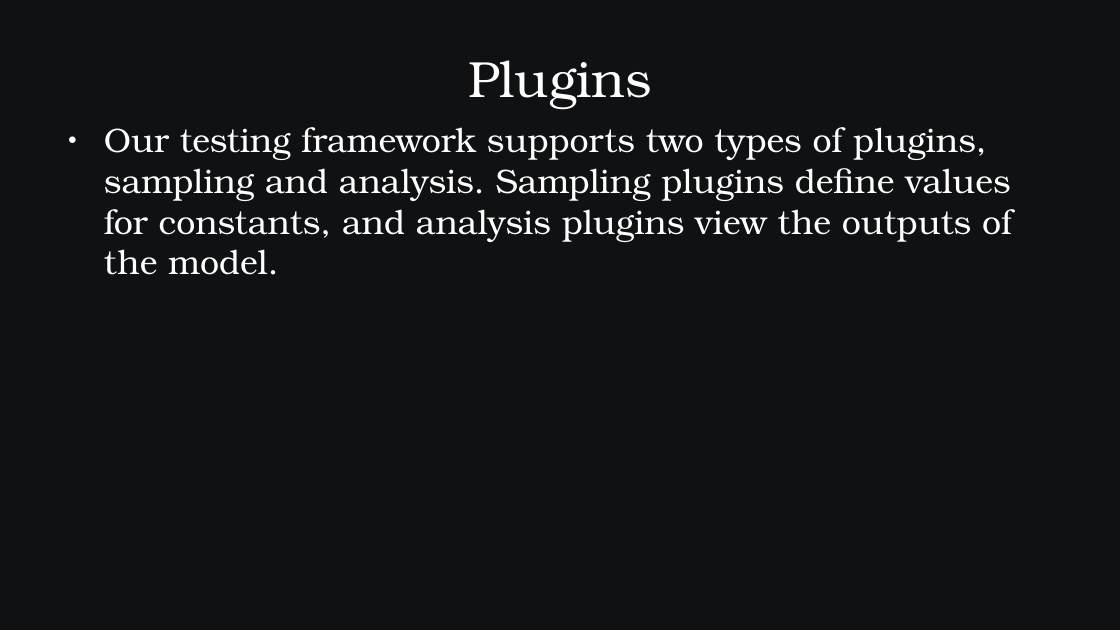
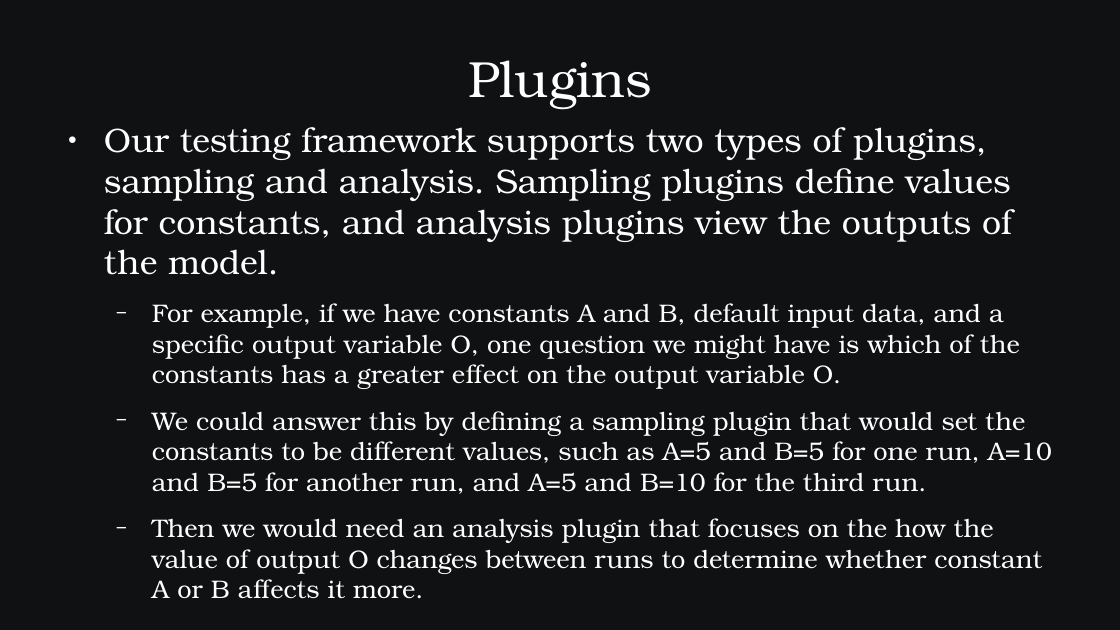
Before and after one commit to SamAllen06/lake_temp_work, a slide deck: slide 20 of documentation/for_collaborators/TestingSoftwareOverview.odp. Drawn at 1120x630 pixels with LibreOffice and Linux fonts; fonts in the diff are those of the drawing. Boxes give left, top, right and bottom in pixels: in the first picture for what was removed or moved away, otherwise in the second. Text is boxed around its words. In the diff, an @@ line names an element or a change of style, - is before the commit and + after.

Commit message:
Update constants/inputs/outputs table and create plugin example

```diff
--- a/documentation/for_collaborators/TestingSoftwareOverview.odp
+++ b/documentation/for_collaborators/TestingSoftwareOverview.odp
@@ text at <box>152,303,1052,599</box>: paragraphs added @@
+  − For example, if we have constants A and B, default input data, and a specific output variable O, one question we might have is which of the constants has a greater effect on the output variable O.
+  − We could answer this by defining a sampling plugin that would set the constants to be different values, such as A=5 and B=5 for one run, A=10 and B=5 for another run, and A=5 and B=10 for the third run.
+  − Then we would need an analysis plugin that focuses on the how the value of output O changes between runs to determine whether constant A or B affects it more.
```
Also in this commit, not shown: 3 other slides changed, 1 slide added, 2 other files.
